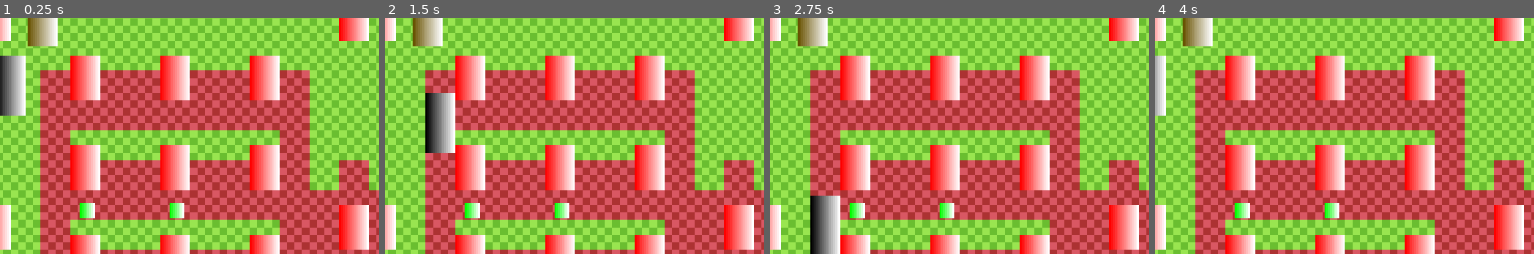
Above: before the commit, frames 1-4 (left to right).
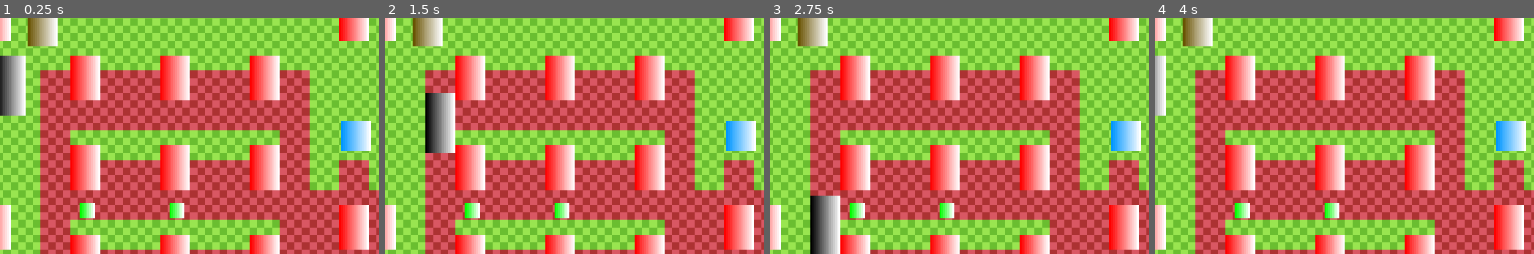
Above: after the commit, the same moments.

Repository: Oreztov/GWJ-62
Game: Godot game, scene res://scenes/level.tscn
Two runs of this game, one before a commit and one after it. Both use one fixed random seed, a clock stepped at 60 frames per second and the inputs below.
Inputs:
- Up to frame 1 (0.25 s): no input
- Up to frame 2 (1.5 s): tap Enter at 0.5 s; hold D (move_right) 0.53-1.28 s; tap Space at 1.25 s; hold S (move_down) from 1.28 s (still down)
- Up to frame 3 (2.75 s): release S (move_down) at 2.03 s; hold D (move_right) from 2.03 s (still down)
- Up to frame 4 (4 s): tap Enter at 2.75 s; release D (move_right) at 2.78 s; hold W (move_up) 2.78-3.53 s; hold A (move_left) from 3.53 s (still down)
The pictures show only the part of the screen within x 3-53%, y 6-56%; the shares and areas given below are measured in that part.

The runs differ from the first frame. In frame 1, 1.0% of the frame differs, in the area x 89-98%, y 43-57%; in frame 2, 1.0%; in frame 3, 1.0%; in frame 4, 1.0%.

Commit message:
Water update
added water, not snobbish this time around

Diff:
--- a/scenes/level.tscn
+++ b/scenes/level.tscn
@@ -1,10 +1,11 @@
-[gd_scene load_steps=6 format=3 uid="uid://e01n2h3db0n"]
+[gd_scene load_steps=7 format=3 uid="uid://e01n2h3db0n"]
 
 [ext_resource type="TileSet" uid="uid://d1kqek74ycve3" path="res://resources/level_tile_set.tres" id="1_u7gxt"]
 [ext_resource type="PackedScene" uid="uid://bex00buheapxy" path="res://scenes/player.tscn" id="2_p3v33"]
 [ext_resource type="PackedScene" uid="uid://dp3h0b1c2gc2x" path="res://scenes/gravestone.tscn" id="3_ap34t"]
 [ext_resource type="PackedScene" uid="uid://dle118v1mw774" path="res://scenes/plant.tscn" id="4_2q5to"]
 [ext_resource type="PackedScene" uid="uid://cy40k81p41ncc" path="res://scenes/composter.tscn" id="5_so264"]
+[ext_resource type="PackedScene" uid="uid://duifqnwl3kaia" path="res://scenes/water.tscn" id="6_0jtwn"]
 
 [node name="Level" type="Node2D"]
 position = Vector2(167, 109)
@@ -131,3 +132,6 @@
 
 [node name="Composter" parent="." instance=ExtResource("5_so264")]
 position = Vector2(33, 11)
+
+[node name="water" parent="." instance=ExtResource("6_0jtwn")]
+position = Vector2(201, 67)
--- /dev/null
+++ b/scenes/water.tscn
@@ -0,0 +1,32 @@
+[gd_scene load_steps=6 format=3 uid="uid://duifqnwl3kaia"]
+
+[ext_resource type="Script" path="res://scripts/water.gd" id="1_cjdut"]
+
+[sub_resource type="Gradient" id="Gradient_v6br5"]
+colors = PackedColorArray(0, 0.592157, 1, 1, 1, 1, 1, 1)
+
+[sub_resource type="GradientTexture2D" id="GradientTexture2D_2tcix"]
+gradient = SubResource("Gradient_v6br5")
+width = 16
+height = 16
+
+[sub_resource type="RectangleShape2D" id="RectangleShape2D_uuxuo"]
+size = Vector2(16, 16)
+
+[sub_resource type="RectangleShape2D" id="RectangleShape2D_n3o1l"]
+
+[node name="water" type="StaticBody2D"]
+script = ExtResource("1_cjdut")
+
+[node name="Sprite2D" type="Sprite2D" parent="."]
+texture = SubResource("GradientTexture2D_2tcix")
+
+[node name="CollisionShape2D" type="CollisionShape2D" parent="."]
+shape = SubResource("RectangleShape2D_uuxuo")
+
+[node name="Area2D" type="Area2D" parent="."]
+
+[node name="CollisionShape2D" type="CollisionShape2D" parent="Area2D"]
+shape = SubResource("RectangleShape2D_n3o1l")
+
+[connection signal="body_entered" from="Area2D" to="." method="_on_area_2d_body_entered"]
--- a/scripts/plant.gd
+++ b/scripts/plant.gd
@@ -13,7 +13,7 @@
 
 func _on_area_2d_body_entered(body):
 	if body.is_in_group("player") and stage < 3:
-		if body.hand == Globals.Resources.COMPOST:
+		if body.hand == Globals.Resources.COMPOST or body.hand == Globals.Resources.WATER:
 			stage += 1
 			body.hand = Globals.Resources.EMPTY
 			match stage:
--- /dev/null
+++ b/scripts/water.gd
@@ -0,0 +1,15 @@
+extends StaticBody2D
+
+# Called when the node enters the scene tree for the first time.
+func _ready():
+	pass # Replace with function body.
+
+
+# Called every frame. 'delta' is the elapsed time since the previous frame.
+func _process(delta):
+	pass
+
+
+func _on_area_2d_body_entered(body):
+	if body.is_in_group("player"):
+		body.hand = Globals.Resources.WATER
